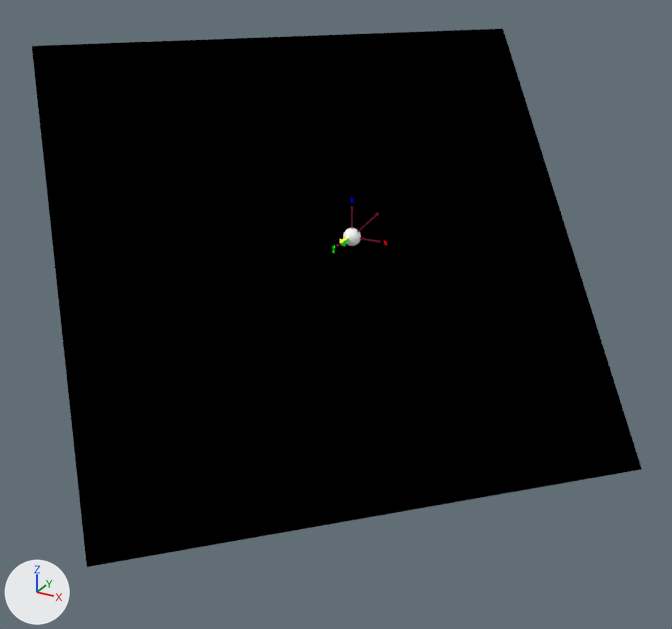
One commit to the Blender file rotation_calculator/rotation_calc.blend: the scene before it, then after it.
Camera for both pictures: a 50 mm lens placed at (143.0, -271.0, 105.0), pointed at (-6.0, 0.0, -30.0). The axes (+X, +Y, +Z) are drawn at lower left. The lights are the same throughout.

Before the edit, the objects in view are built like this:
```python
me_cube = bpy.data.meshes.new('Cube')
me_cube.from_pydata(...)  # 473 vertices, 436 faces; spans x -2.0..48.9, y -48.9..2.0, z -2.0..48.9
me_cube.materials.append(mat_material)  # dark red #721a33
me_plane = bpy.data.meshes.new('Plane')
me_plane.from_pydata([(-1.0, -0.91, -0.31), (1.0, -0.91, -0.31), (-1.0, 1.09, -0.31), (1.0, 1.09, -0.31)], [], [(0, 1, 3, 2)])
me_plane.materials.append(mat_material_005)  # black #000000
me_sphere_002 = bpy.data.meshes.new('Sphere.002')
me_sphere_002.from_pydata(...)  # 514 vertices, 544 faces; spans x -1.0..1.0, y -2.8..1.0, z -1.0..1.0
me_sphere_002.materials.append(mat_material_006)  # picture img_untitled_001
ob_axes = bpy.data.objects.new('Axes', me_cube)
ob_axes.location = (0.1, -0.1, 0.2)
ob_axes.rotation_euler = (0.0, 0.0, 6.283)  # degrees (0, 0, 360)
ob_axes.scale = (0.23, 0.23, 0.23)
ob_plane = bpy.data.objects.new('Plane', me_plane)
ob_plane.location = (0.1, 0.1, 0.2)
ob_plane.rotation_euler = (0.785, 0.0, 7.069)  # degrees (45, 0, 45)
ob_plane.scale = (100.0, 100.0, 100.0)
ob_vector = bpy.data.objects.new('Vector', me_sphere_002)
ob_vector.location = (0.1, -0.1, 0.2)
ob_vector.scale = (3.14, 3.14, 3.14)
```
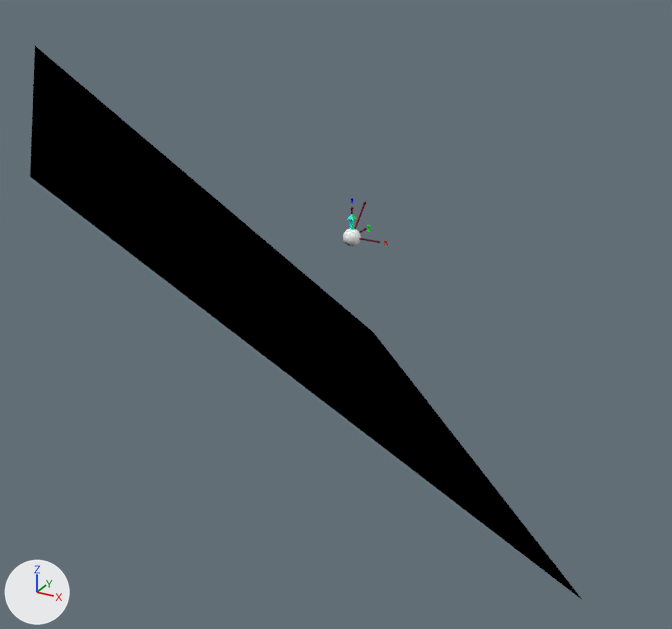
What differs and where, as boxes [x1, y1, x2, y2] in the pictures (672 x 629 px):
'Plane', turned: before [32, 29, 642, 567]; after [30, 46, 581, 599]
'Vector', mesh turned: before [339, 228, 361, 246]; after [343, 214, 361, 246]
'Axes', turned: before [336, 206, 380, 247]; after [350, 201, 381, 243]

Diff of the bpy script that builds the scene:
```diff
--- a/rotation_calculator/rotation_calc.blend.py
+++ b/rotation_calculator/rotation_calc.blend.py
@@ me_sphere_002 @@
 me_sphere_002.from_pydata(...)  # 514 vertices, 544 faces; spans x -1.0..1.0, y -2.8..1.0, z -1.0..1.0
 # used by ob_vector; location = (0.1, -0.1, 0.2); scale = (3.14, 3.14, 3.14)
+# me_sphere_002 part 1: the whole mesh is turned -90 degrees about the x axis through the mesh origin
 me_sphere_002.materials.append(mat_material_006)
@@ ob_axes @@
 ob_axes.location = (0.1, -0.1, 0.2)
-ob_axes.rotation_euler = (0.0, 0.0, 6.283)  # degrees (0, 0, 360)
+ob_axes.rotation_euler = (0.0, 0.0, 7.854)  # degrees (0, 0, 90)
 ob_axes.scale = (0.23, 0.23, 0.23)
@@ ob_plane @@
 ob_plane.location = (0.1, 0.1, 0.2)
-ob_plane.rotation_euler = (0.785, 0.0, 7.069)  # degrees (45, 0, 45)
+ob_plane.rotation_euler = (0.785, 0.0, 8.639)  # degrees (45, 0, 135)
 ob_plane.scale = (100.0, 100.0, 100.0)
```
